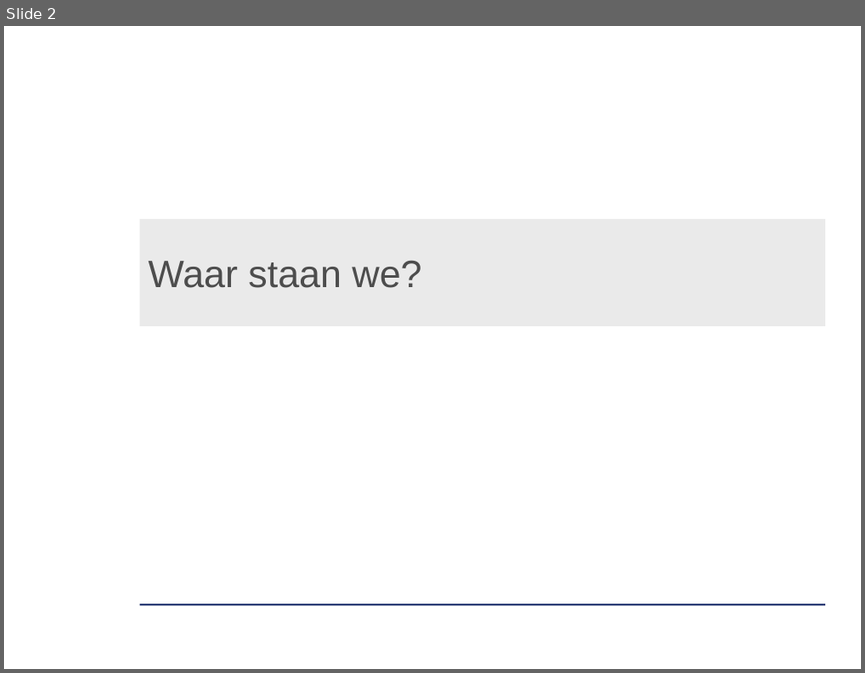
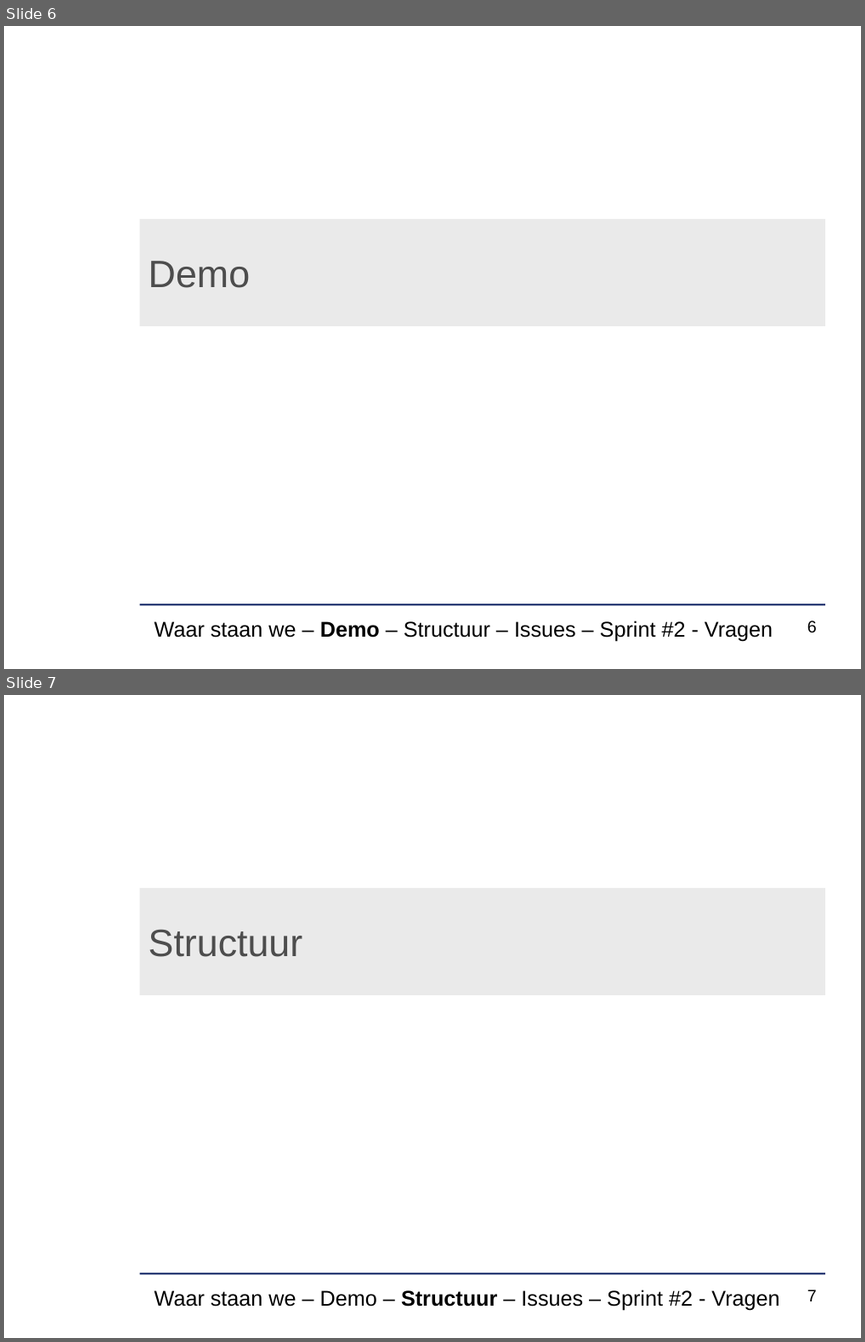
Before and after one commit to verkeergent/Traffic-Travel-Time-Analyzer-4, a slide deck: Analyse/sprint1presentatie.pptx. Shown one above the other, each under a label of ours: slide 2 before the commit, slides 6 and 7 after it. The pictures are 865x673 and 865x1342 pixels, drawn with LibreOffice and Linux fonts; fonts in the diff are those of the drawing; background and template pictures are left out. Boxes give left, top, right and bottom in pixels: in the first picture for what was removed or moved away, otherwise in the second. Text is boxed around its words. In the diff, an @@ line names an element or a change of style, - is before the commit and + after.

Commit message:
update presentatie sprint 1

```diff
--- a/Analyse/sprint1presentatie.pptx
+++ b/Analyse/sprint1presentatie.pptx
@@ slide 7 added at (x1=4, y1=695, x2=861, y2=1338), background #FFFFFF; not listed: 1 template element that a slide beside it also shows @@
@@ title added at (x1=139, y1=888, x2=825, y2=995), fill #EAEAEA, 32 pt, text #4D4D4D @@
+Structuur
@@ text added at (x1=154, y1=1289, x2=779, y2=1310), 18 pt, text #000000 @@
+Waar staan we – Demo – Structuur – Issues – Sprint #2 - Vragen
@@ page number added at (x1=807, y1=1289, x2=817, y2=1301), 14 pt, text #000000 @@
+7
@@ what was slide 2 is now slide 6 @@
@@ slide 6 changed as well @@
@@ title at (x1=148, y1=261, x2=250, y2=288): text changed @@
-Waar staan we?
+Demo
@@ text added at (x1=154, y1=620, x2=772, y2=641), 18 pt, text #000000 @@
+Waar staan we – Demo – Structuur – Issues – Sprint #2 - Vragen
@@ page number added at (x1=807, y1=620, x2=817, y2=633), 14 pt, text #000000 @@
+6
```
Also in this commit, not shown: 11 other slides changed, 6 other slides added, 3 slides removed.
